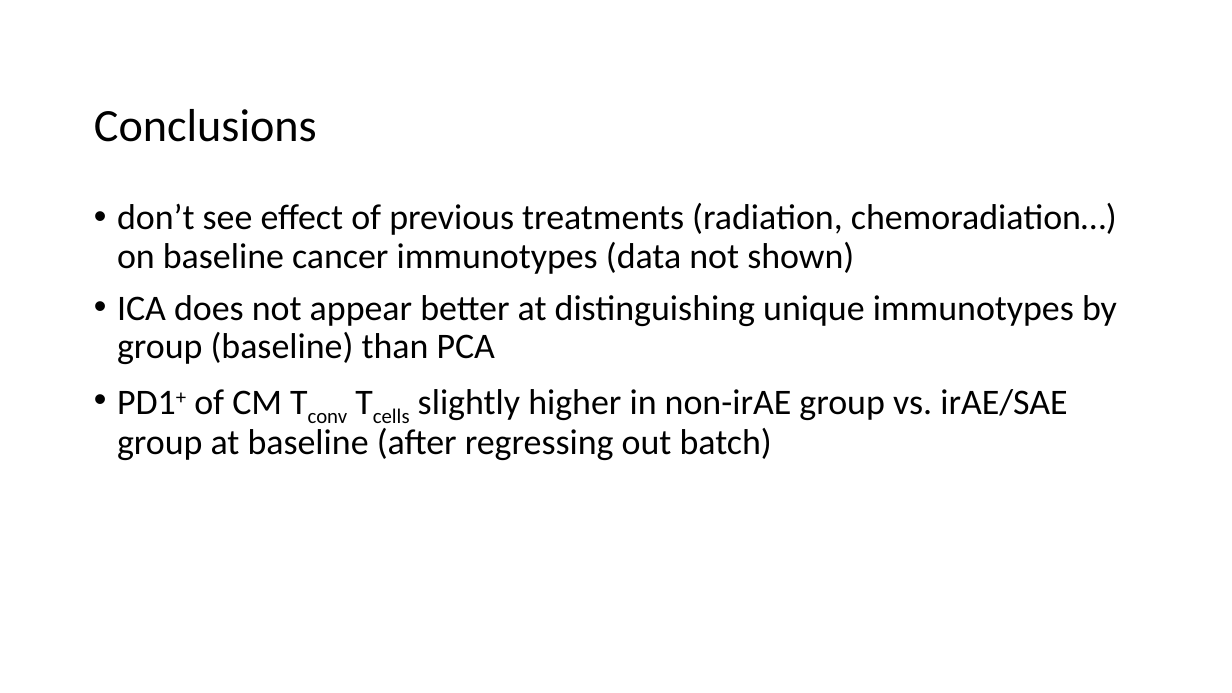
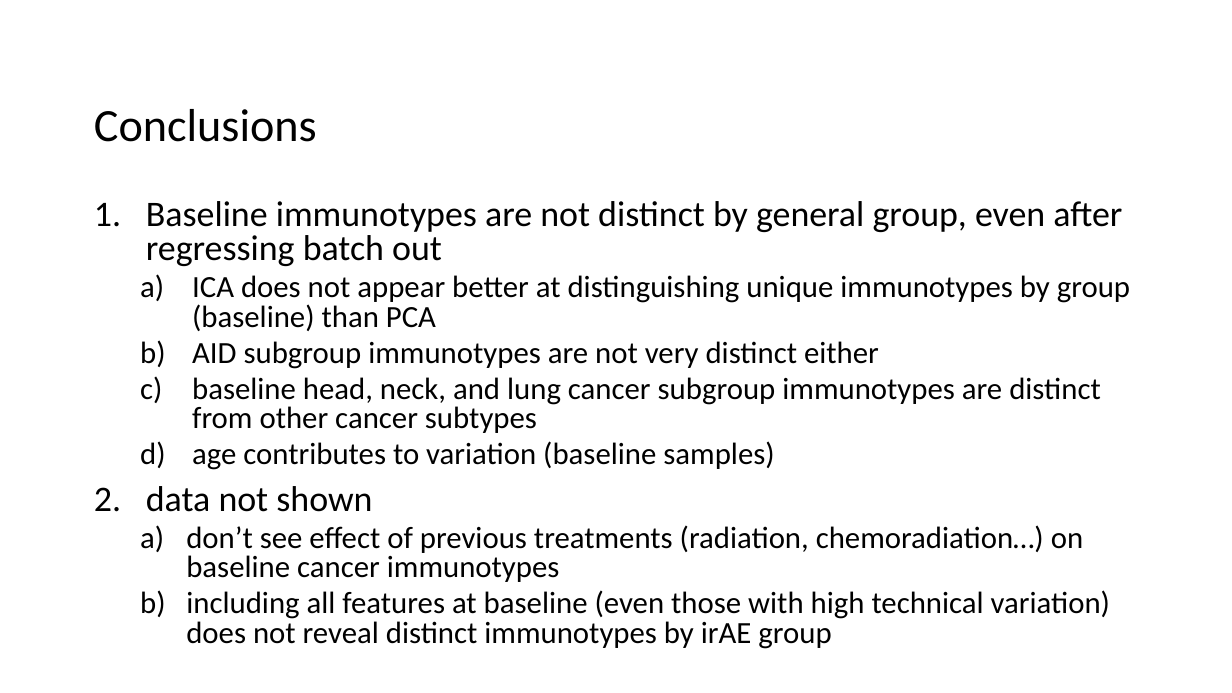
Before and after one commit to tybottorff/bottorffdocs, a slide deck: slide 9 of presentations/NCI_talks/2024_10_23.pptx (slide 11 before the commit). Drawn at 1232x693 pixels with LibreOffice and Linux fonts; fonts in the diff are those of the drawing. Boxes give left, top, right and bottom in pixels: in the first picture for what was removed or moved away, otherwise in the second. Text is boxed around its words. In the diff, an @@ line names an element or a change of style, - is before the commit and + after.

Commit message:
Clarify lack of baseline results

```diff
--- a/presentations/NCI_talks/2024_10_23.pptx
+++ b/presentations/NCI_talks/2024_10_23.pptx
@@ text at bbox=[146, 201, 1122, 266]: text changed @@
-• don’t see effect of previous treatments (radiation, chemoradiation…) on baseline cancer immunotypes (data not shown)
+1. Baseline immunotypes are not distinct by general group, even after regressing batch out
@@ text at bbox=[192, 275, 1130, 331]: size 28 to 24 pt in "ICA does not appear better at distinguishing ..."; bullet • to a); list level 1 to 2 in "ICA does not appear better ..."; line spacing 0.9 to 0.8 @@
@@ text at bbox=[146, 341, 1110, 649]: text changed; size 28 to 24 pt @@
-• PD1+ of CM Tconv Tcells slightly higher in non-irAE group vs. irAE/SAE group at baseline (after regressing out batch)
+  b) AID subgroup immunotypes are not very distinct either
+  c) baseline head, neck, and lung cancer subgroup immunotypes are distinct from other cancer subtypes
+  d) age contributes to variation (baseline samples)
+2. data not shown
+  a) don’t see effect of previous treatments (radiation, chemoradiation…) on baseline cancer immunotypes
+  b) including all features at baseline (even those with high technical variation) does not reveal distinct immunotypes by irAE group
```
Also in this commit, not shown: 4 other slides changed, 1 slide removed.
